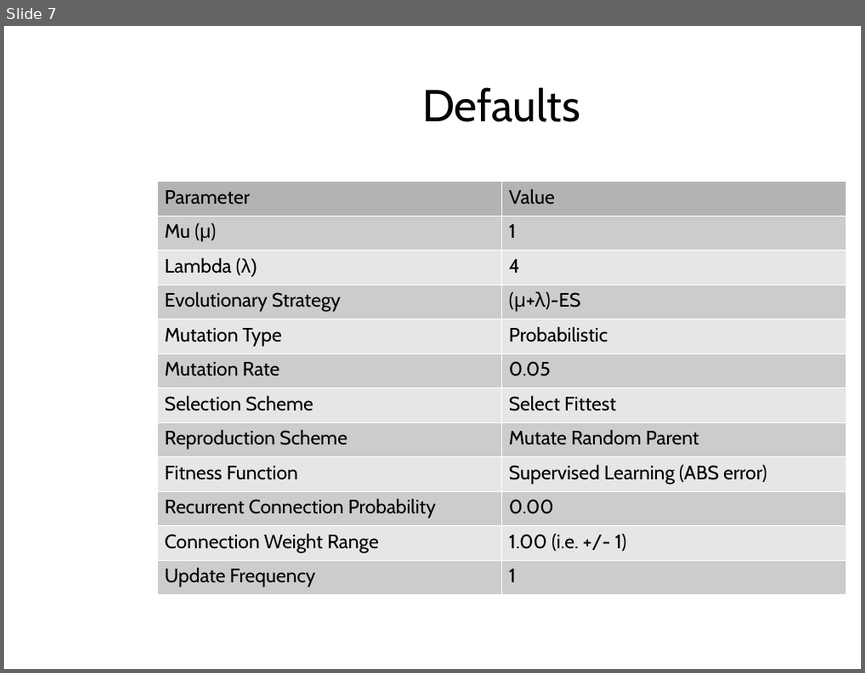
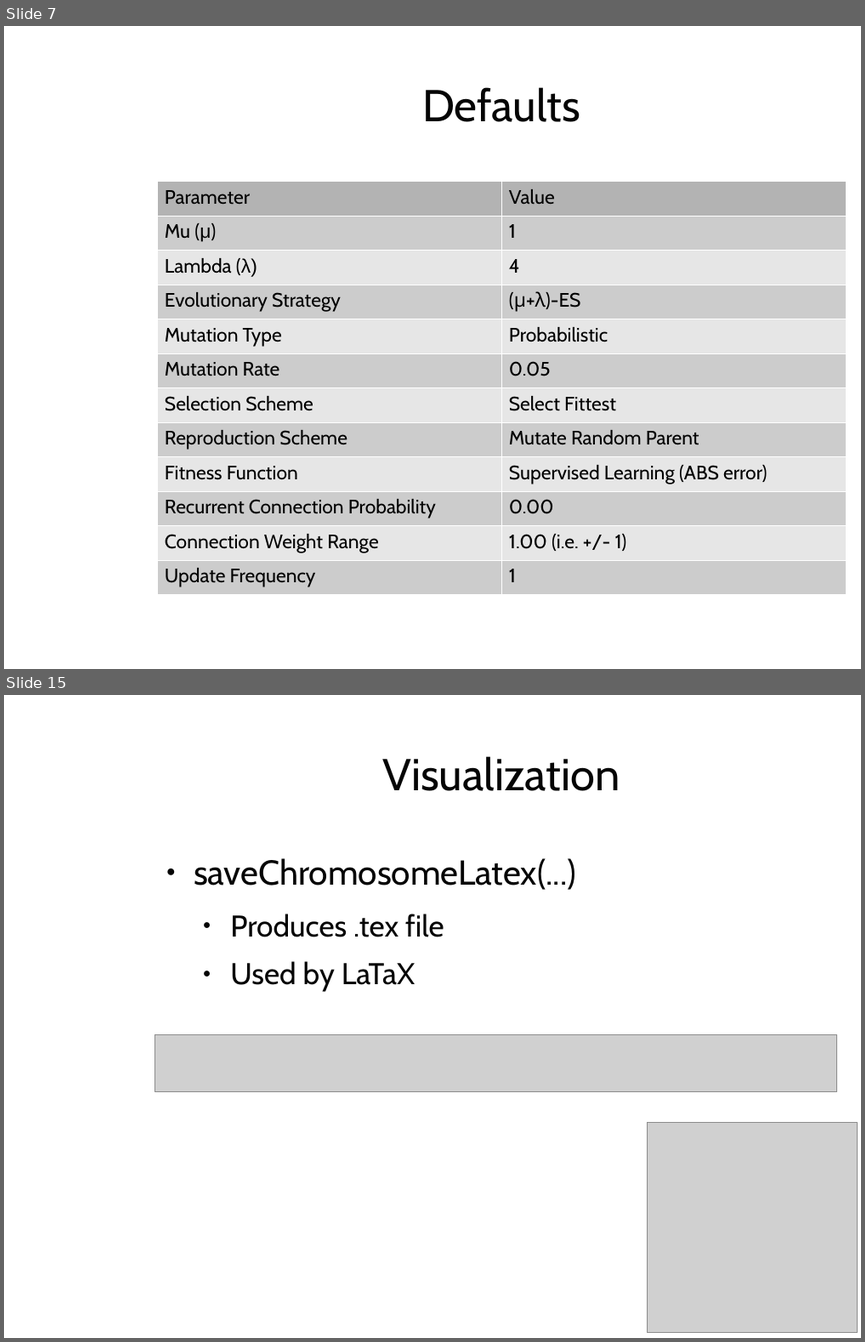
Before and after one commit to AndrewJamesTurner/CGP-Library, a slide deck: presentation/introduction.odp. Shown one above the other, each under a label of ours: slide 7 before the commit, slides 7 and 15 after it; the slides between them are not shown. The pictures are 865x673 and 865x1342 pixels, drawn with LibreOffice and Linux fonts; fonts in the diff are those of the drawing; grey boxes stand for pictures; background and template pictures are left out. Boxes give left, top, right and bottom in pixels: in the first picture for what was removed or moved away, otherwise in the second. Text is boxed around its words. In the diff, an @@ line names an element or a change of style, - is before the commit and + after.

```diff
--- a/presentation/introduction.odp
+++ b/presentation/introduction.odp
@@ slide 15 added at (4, 695, 861, 1338), background picture (left out) @@
@@ title added at (382, 756, 619, 791), 41.3 pt, text #050505 @@
+Visualization
@@ text added at (194, 858, 576, 992), 27.8 pt, text #050505 @@
+● saveChromosomeLatex(...)
+  ● Produces .tex file
+  ● Used by LaTaX
@@ picture added at (155, 1035, 838, 1091) @@
@@ picture added at (647, 1123, 857, 1333) @@
```
Also in this commit, not shown: 5 other slides changed, 11 other slides added, 14 other files.
